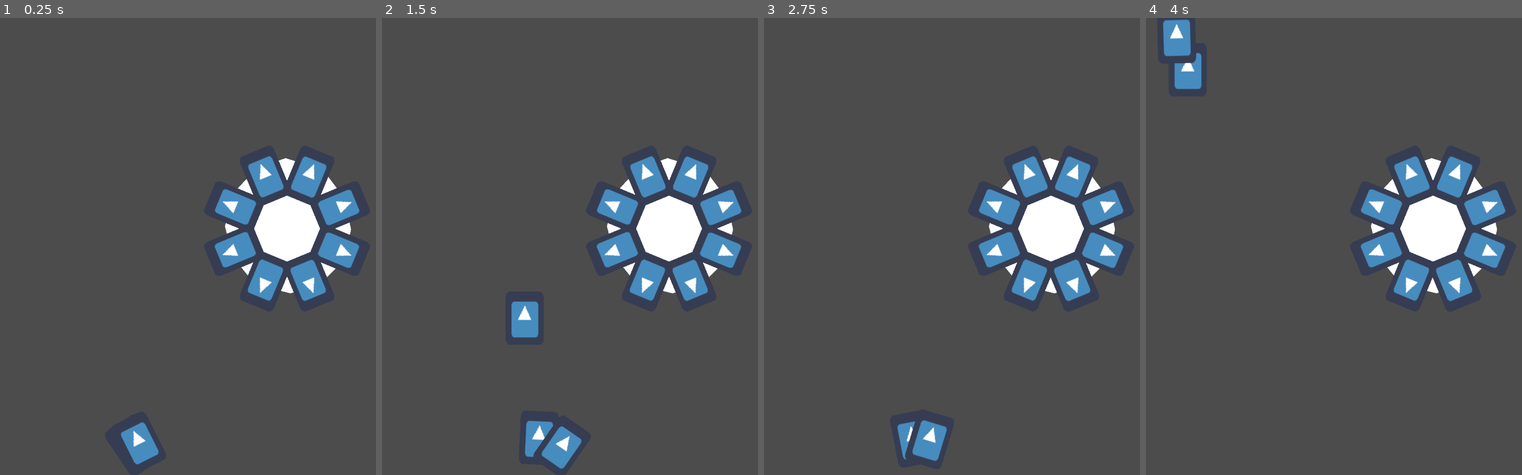
Above: before the commit, frames 1-4 (left to right).
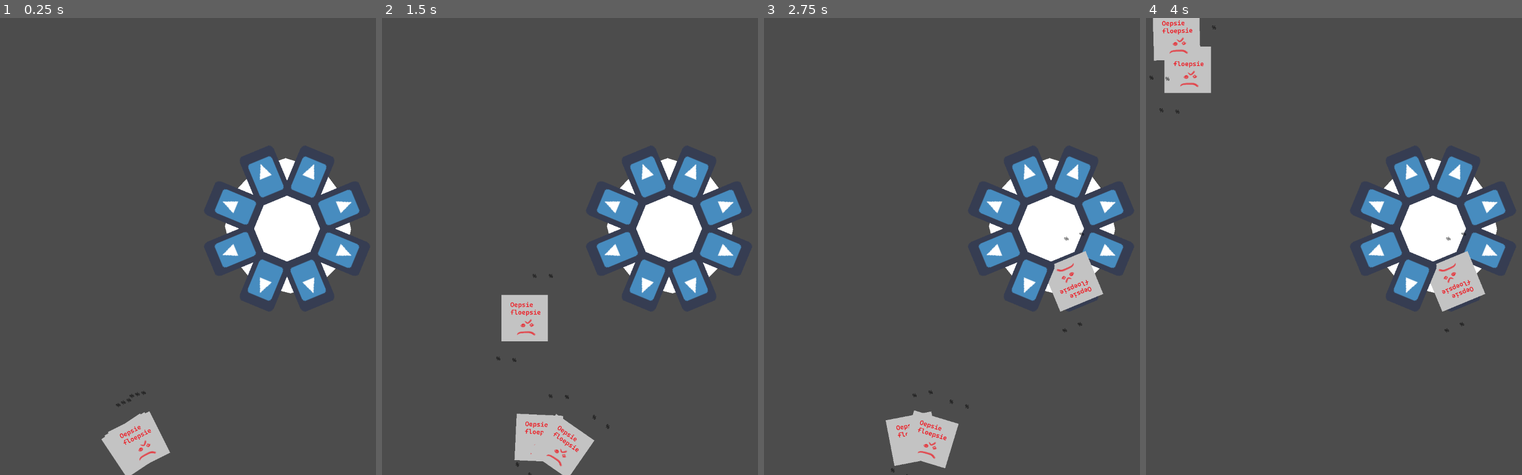
Above: after the commit, the same moments.

Repository: AbeVos/ggj-2022
Game: Godot game, scene res://Board.tscn
Two runs of this game, one before a commit and one after it. Both use one fixed random seed, a clock stepped at 60 frames per second and the inputs below. The engine's default icon, where the game draws it, is replaced by a stand-in: a white triangle on a blue panel in a dark square.
Inputs (mouse positions are in pixels of both pictures, inside the frame that each line leads up to):
- Up to frame 1 (0.25 s): no input
- Up to frame 2 (1.5 s): move the mouse to (697, 223) at 0.52 s; click (697, 223) at 0.67 s; tap Enter at 1.25 s; drag from (517, 447) to (720, 251) at 1.27 s
- Up to frame 3 (2.75 s): move the mouse to (1023, 145) at 2.02 s; click (1023, 145) at 2.17 s
- Up to frame 4 (4 s): tap Space at 2.75 s; drag from (1337, 337) to (1454, 283) at 2.77 s; move the mouse to (1499, 315) at 3.52 s; click (1499, 315) at 3.67 s

The runs differ from the first frame. In frame 1, 1.5% of the frame differs, in the area x 26-46%, y 81-100%; in frame 2, 3.3%; in frame 3, 3.0%; in frame 4, 3.4%, in the area x 0-91%, y 0-69%.

Commit message:
Add cardface to hand card

Diff:
--- a/handcards/HandCard.tscn
+++ b/handcards/HandCard.tscn
@@ -1,7 +1,7 @@
 [gd_scene load_steps=4 format=2]
 
 [ext_resource path="res://handcards/hand-card.gd" type="Script" id=1]
-[ext_resource path="res://icon.png" type="Texture" id=2]
+[ext_resource path="res://cards/scenes/card.tscn" type="PackedScene" id=2]
 [ext_resource path="res://handcards/card-collider.tres" type="Shape2D" id=3]
 
 [node name="HandCard" type="Node2D"]
@@ -12,9 +12,7 @@
 [node name="Collision" type="CollisionShape2D" parent="Area"]
 shape = ExtResource( 3 )
 
-[node name="Sprite" type="Sprite" parent="."]
-scale = Vector2( 1.5625, 2.1875 )
-texture = ExtResource( 2 )
+[node name="CardFace" parent="." instance=ExtResource( 2 )]
 
 [connection signal="area_entered" from="Area" to="." method="_on_Area_area_entered"]
 [connection signal="area_exited" from="Area" to="." method="_on_Area_area_exited"]
--- a/handcards/hand-card.gd
+++ b/handcards/hand-card.gd
@@ -34,7 +34,7 @@
         var target_slot = find_closest_slot()
 
         if target_slot != null:
-            target_slot.occupy_slot($Sprite)
+            target_slot.occupy_slot($CardFace)
 
             # call_deferred("queue_free")
             call_deferred("free")
